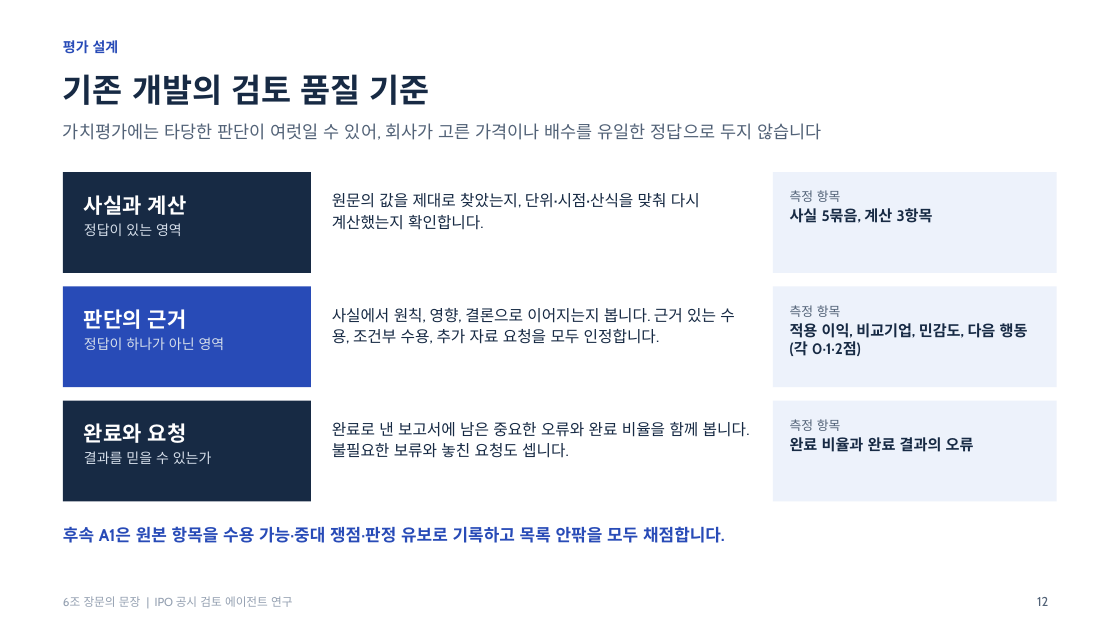
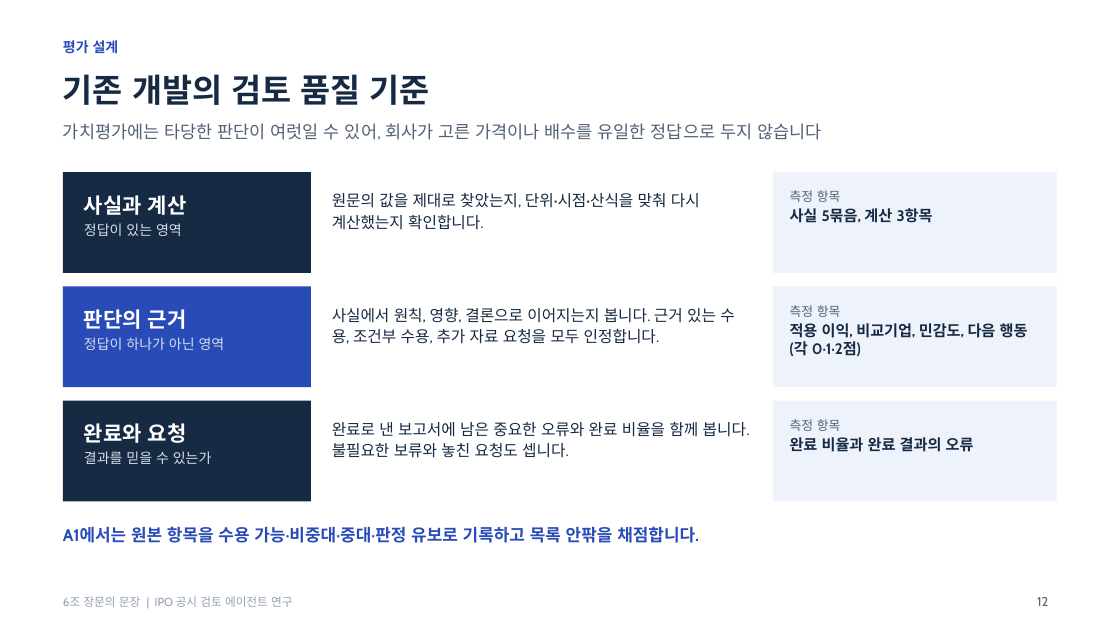
Before and after one commit to Sooobeo/JangmoonueMoonjang, a slide deck: slide 12 of whole plan/IPO_연구_중간발표_수정본.pptx. Drawn at 1120x630 pixels with LibreOffice and Linux fonts; fonts in the diff are those of the drawing. Boxes give left, top, right and bottom in pixels: in the first picture for what was removed or moved away, otherwise in the second. Text is boxed around its words. In the diff, an @@ line names an element or a change of style, - is before the commit and + after.

```diff
--- a/whole plan/IPO_연구_중간발표_수정본.pptx
+++ b/whole plan/IPO_연구_중간발표_수정본.pptx
@@ text at (63, 526, 699, 543): text changed @@
-후속 A1은 원본 항목을 수용 가능·중대 쟁점·판정 유보로 기록하고 목록 안팎을 모두 채점합니다.
+A1에서는 원본 항목을 수용 가능·비중대·중대·판정 유보로 기록하고 목록 안팎을 채점합니다.
```
Also in this commit, not shown: 6 other slides changed, 13 other files.
